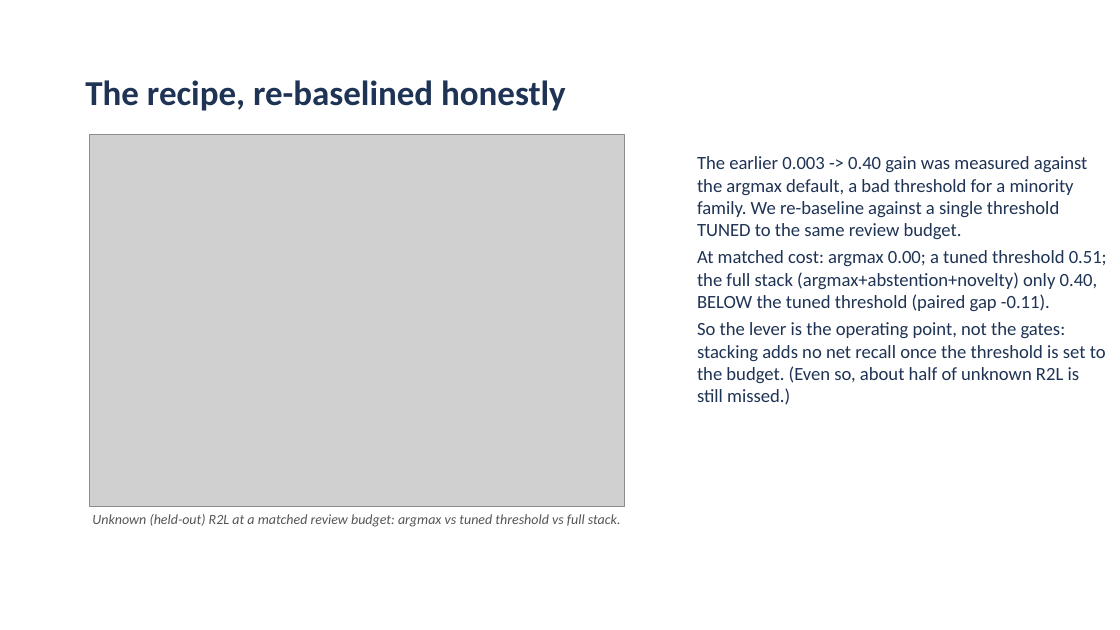
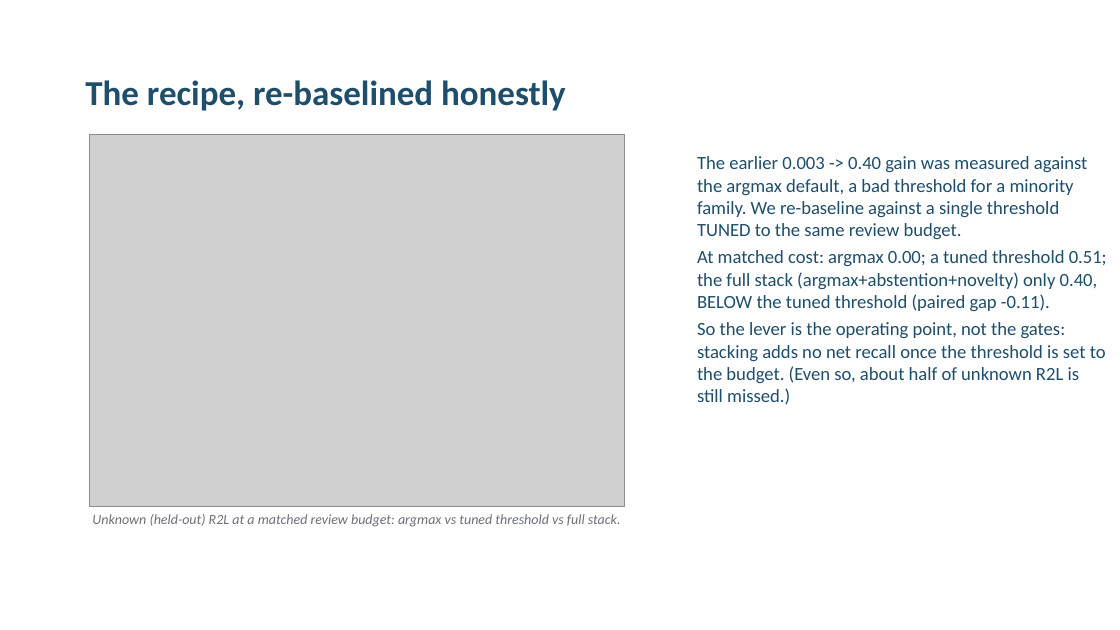
Before and after one commit to aiparallel0/chaoscrypt, a slide deck: slide 12 of papers/paper2-ids-selective/presentation.pptx. Drawn at 1120x630 pixels with LibreOffice and Linux fonts; fonts in the diff are those of the drawing; grey boxes stand for pictures; background and template pictures are left out. Boxes give left, top, right and bottom in pixels: in the first picture for what was removed or moved away, otherwise in the second. Text is boxed around its words. In the diff, an @@ line names an element or a change of style, - is before the commit and + after.

```diff
--- a/papers/paper2-ids-selective/presentation.pptx
+++ b/papers/paper2-ids-selective/presentation.pptx
@@ title "The recipe, re-baselined honestly" at (85,80,566,111): text colour #1F3355 to #1F4E6B @@
@@ text "The earlier 0.003 -> 0.40 ..." at (697,156,1107,405): text colour #1F3355 to #1F4E6B @@
@@ text "Unknown (held-out) R2L at a ..." at (92,514,621,527): text colour #555555 to #6B7079 @@
```
Also in this commit, not shown: 19 other slides changed, 2 other files.
